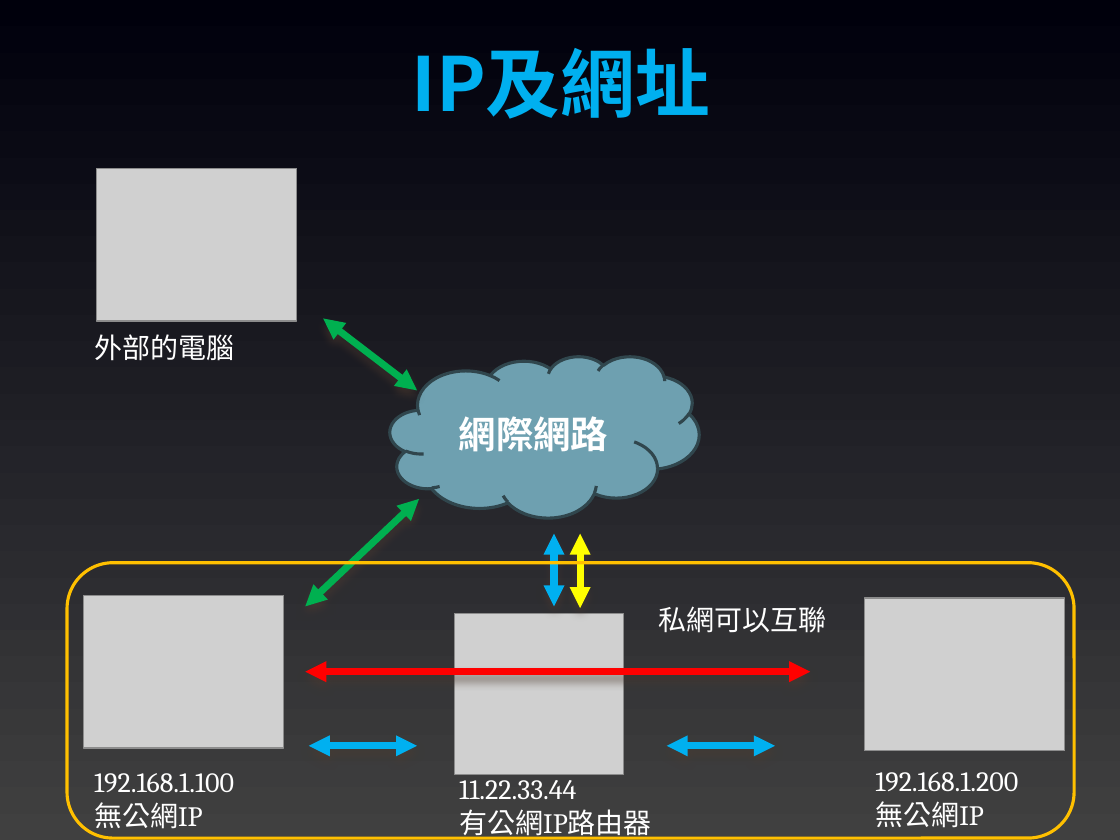
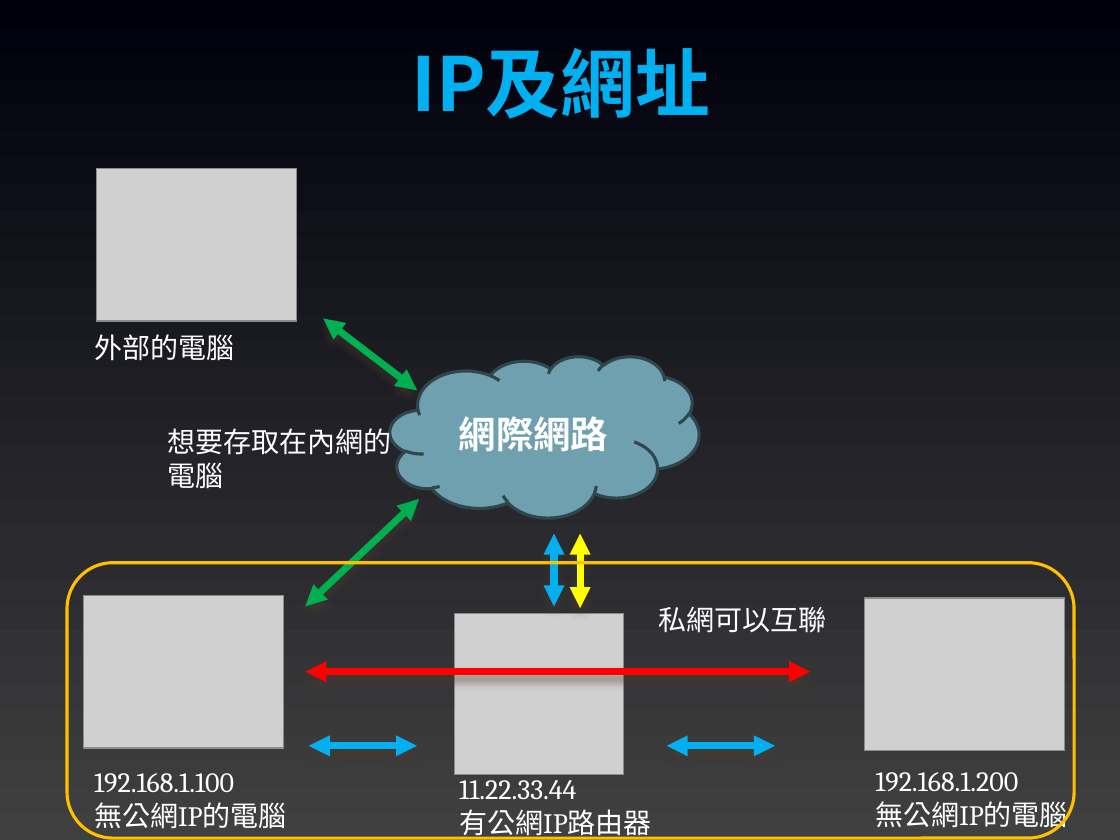
Before and after one commit to joshhu/sculinebot2024, a slide deck: slide 16 of Slides/04. ngrok、docker及OpenAI.pptx (slide 15 before the commit). Drawn at 1120x840 pixels with LibreOffice and Linux fonts; fonts in the diff are those of the drawing; grey boxes stand for pictures. Boxes give left, top, right and bottom in pixels: in the first picture for what was removed or moved away, otherwise in the second. Text is boxed around its words. In the diff, an @@ line names an element or a change of style, - is before the commit and + after.

```diff
--- a/Slides/04. ngrok、docker及OpenAI.pptx
+++ b/Slides/04. ngrok、docker及OpenAI.pptx
@@ text added at (168, 428, 392, 489), 18 pt, text #FFFFFF @@
+想要存取在內網的電腦
@@ text at (94, 802, 287, 834): text changed @@
-無公網IP
+無公網IP的電腦
@@ text at (875, 801, 1068, 833): text changed @@
-無公網IP
+無公網IP的電腦
```
Also in this commit, not shown: 7 other slides changed, 2 slides added, 2 other files.
